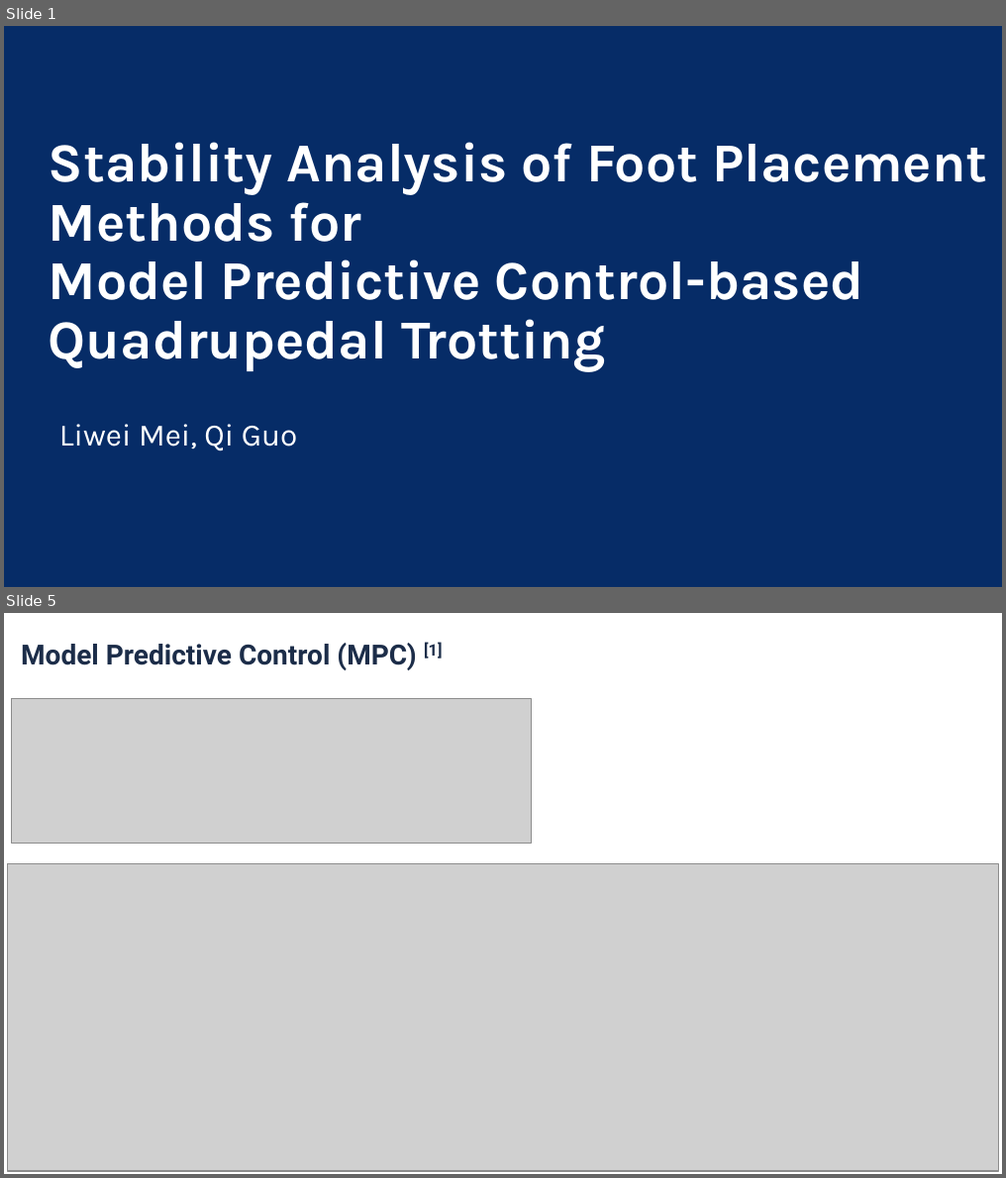
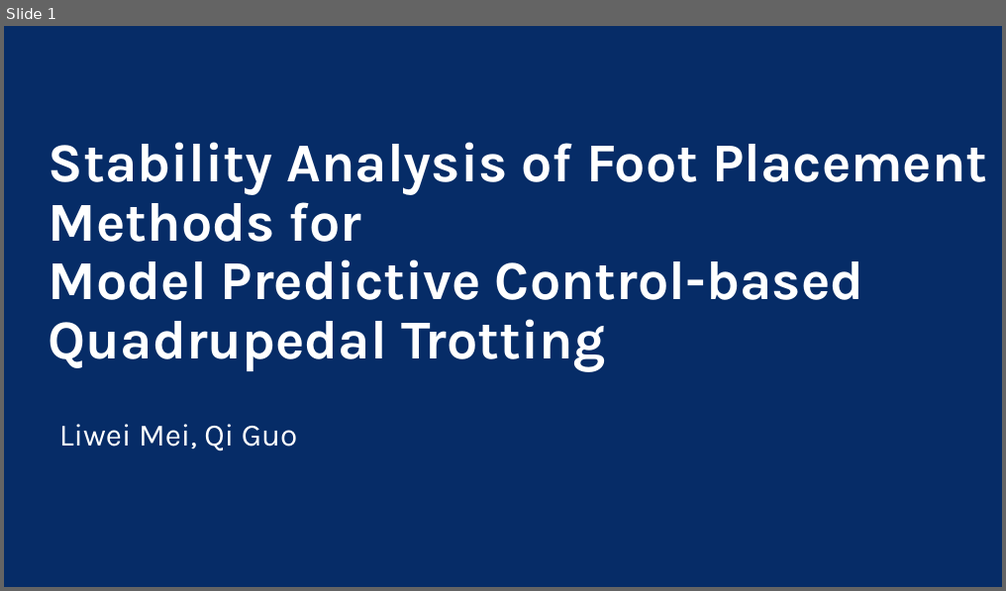
Before and after one commit to Meilili031010/locomotion-dynamics, a slide deck: presentation/final_presentation.pptx. Shown one above the other, each under a label of ours: slides 1 and 5 before the commit, slide 1 after it; the slides between them are not shown. The pictures are 1006x1178 and 1006x591 pixels, drawn with LibreOffice and Linux fonts; fonts in the diff are those of the drawing; grey boxes stand for pictures; background and template pictures are left out; a plain dark background stands for a picture behind light text. Boxes give left, top, right and bottom in pixels: in the first picture for what was removed or moved away, otherwise in the second. Text is boxed around its words. In the diff, an @@ line names an element or a change of style, - is before the commit and + after.

```diff
--- a/presentation/final_presentation.pptx
+++ b/presentation/final_presentation.pptx
@@ slide 5 removed at bbox=[4, 613, 1002, 1174], background #FFFFFF @@
@@ title removed at bbox=[21, 642, 442, 670] @@
-Model Predictive Control (MPC) [1]
@@ picture removed at bbox=[11, 699, 531, 844] @@
@@ picture removed at bbox=[8, 864, 999, 1171] @@
```
Also in this commit, not shown: 5 slides changed, 8 slides added, 5 other slides removed, 1 other file.
